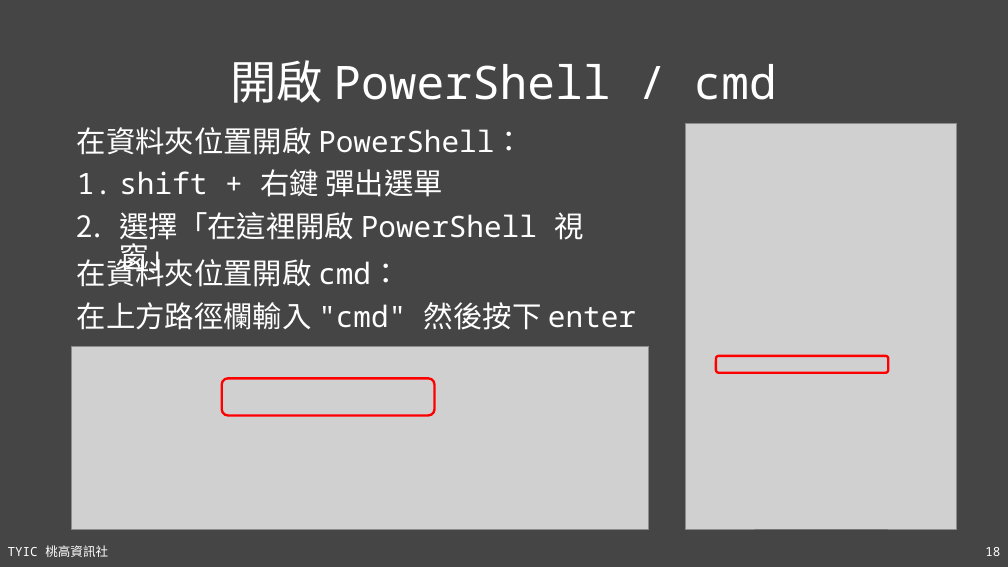
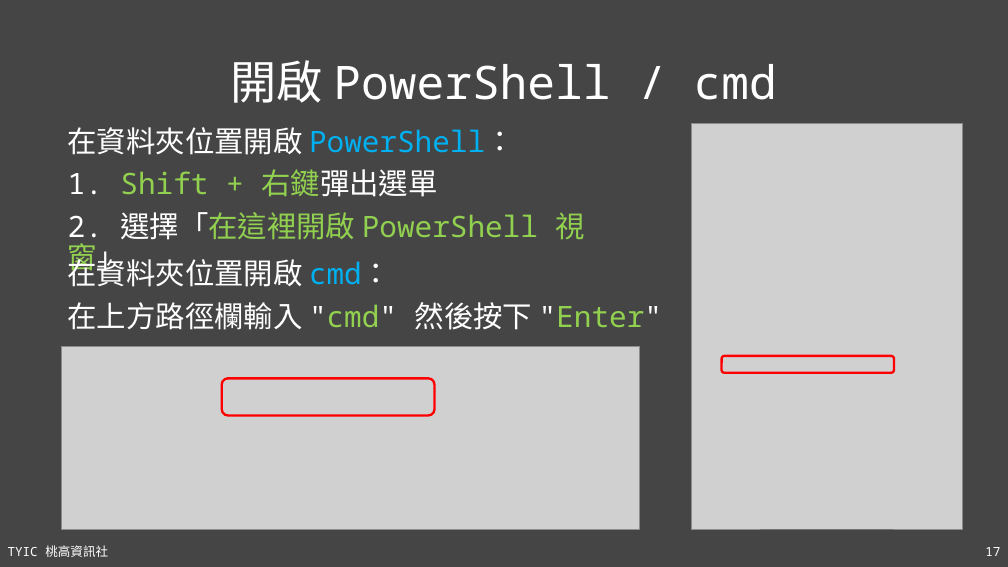
Before and after one commit to TYSHIC/slides, a slide deck: slide 17 of ppt/03_編輯器與第一個 Java 程式.pptx (slide 18 before the commit). Drawn at 1008x567 pixels with LibreOffice and Linux fonts; fonts in the diff are those of the drawing; grey boxes stand for pictures. Boxes give left, top, right and bottom in pixels: in the first picture for what was removed or moved away, otherwise in the second. Text is boxed around its words. In the diff, an @@ line names an element or a change of style, - is before the commit and + after.

```diff
--- a/ppt/03_編輯器與第一個 Java 程式.pptx
+++ b/ppt/03_編輯器與第一個 Java 程式.pptx
@@ text "在資料夾位置開啟 PowerShell：": place and size @@
-text "在資料夾位置開啟 PowerShell：" at <box>77,127,584,277</box>
+text "在資料夾位置開啟 PowerShell：" at <box>68,127,585,277</box>
@@ text at <box>68,127,515,155</box>: text colour #FFFFFF to #00B0F0 in "PowerShell：" @@
@@ picture: place and size @@
-picture at <box>686,123,957,529</box>
+picture at <box>691,123,963,529</box>
@@ text at <box>68,169,585,277</box>: text changed; text colour #FFFFFF to #92D050 @@
-1. shift + 右鍵 彈出選單
-2. 選擇「在這裡開啟 PowerShell 視窗」
+1. Shift + 右鍵彈出選單
+2. 選擇「在這裡開啟 PowerShell 視窗」
@@ text "在資料夾位置開啟 cmd：": place and size @@
-text "在資料夾位置開啟 cmd：" at <box>77,255,636,330</box>
+text "在資料夾位置開啟 cmd：" at <box>68,255,662,330</box>
@@ text at <box>68,255,391,287</box>: text colour #FFFFFF to #00B0F0 in "cmd：" @@
@@ text at <box>68,302,662,330</box>: text changed @@
-在上方路徑欄輸入 "cmd" 然後按下 enter
+在上方路徑欄輸入 "cmd" 然後按下 "Enter"
@@ picture: place and size @@
-picture at <box>71,346,649,529</box>
+picture at <box>62,346,640,529</box>
@@ rounded rectangle: place and size @@
-rounded rectangle at <box>716,356,889,373</box>
+rounded rectangle at <box>722,356,895,373</box>
@@ page number at <box>985,547,1000,556</box>: text changed @@
-18
+17
```
Also in this commit, not shown: 1 other slide changed, 19 other files.
